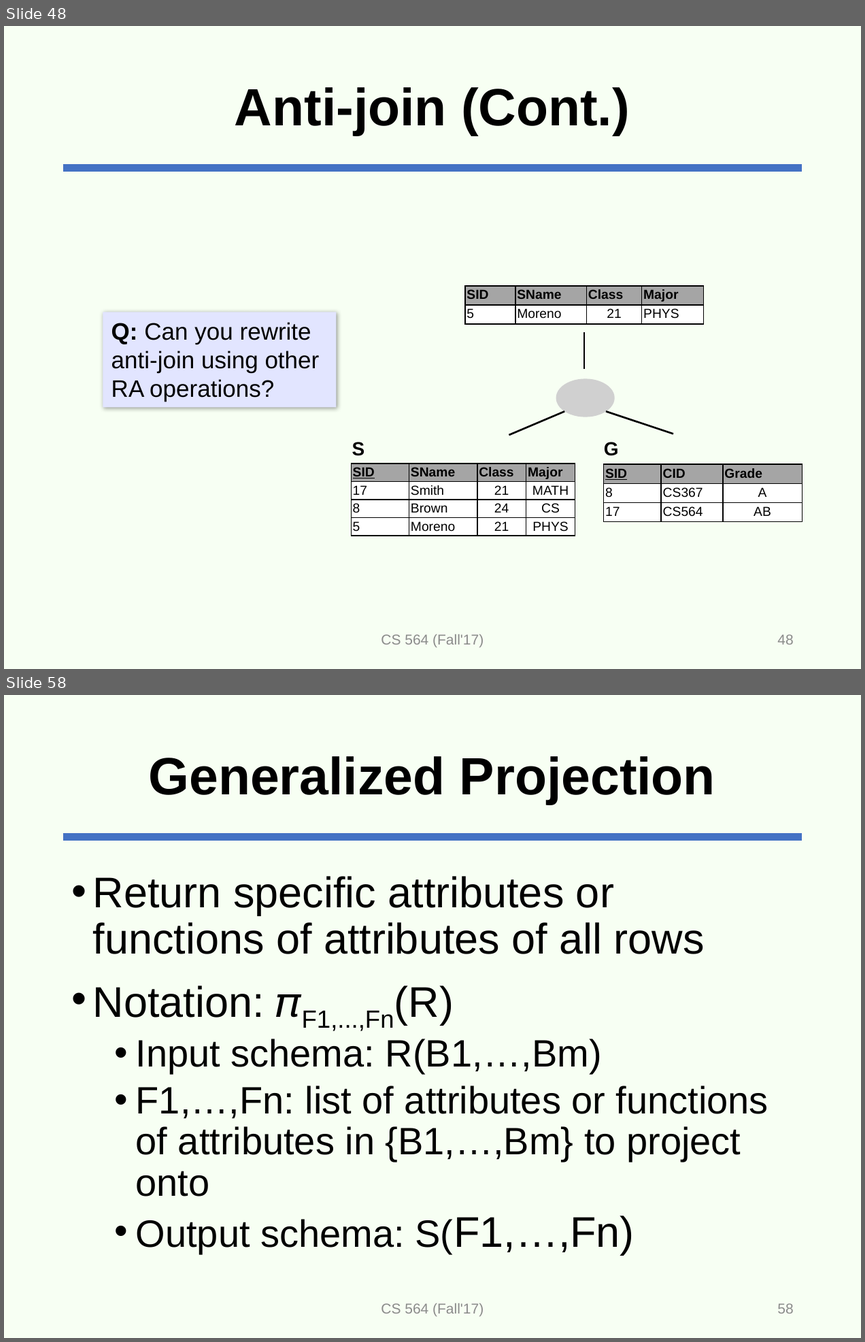
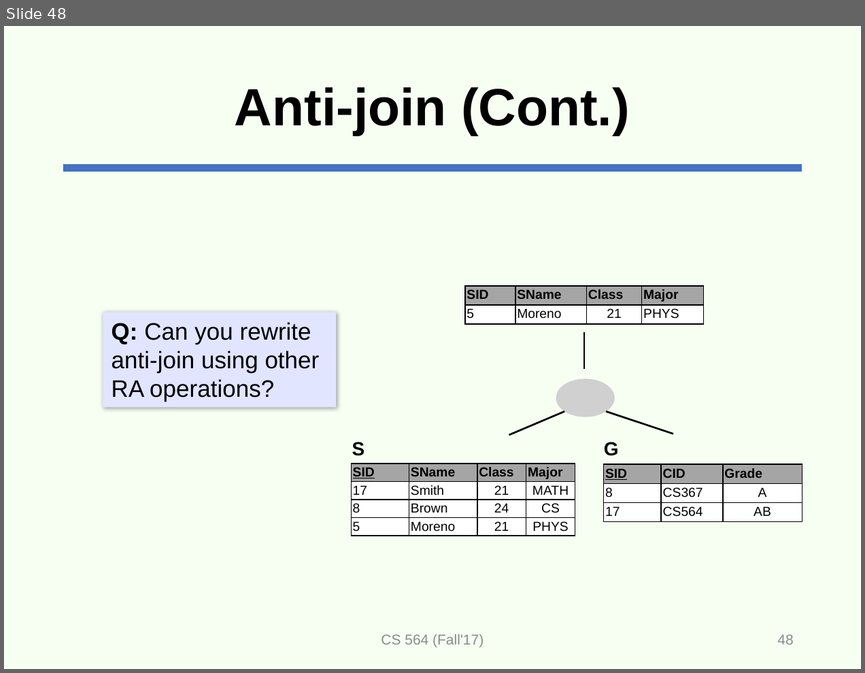
Before and after one commit to adelaneh/adelaneh.github.io, a slide deck: cs564_fall17/slides/lecture8-ra-handouts.pptx. Shown one above the other, each under a label of ours: slides 48 and 58 before the commit, slide 48 after it; the slides between them are not shown. The pictures are 865x1342 and 865x673 pixels, drawn with LibreOffice and Linux fonts; fonts in the diff are those of the drawing; grey boxes stand for pictures. Boxes give left, top, right and bottom in pixels: in the first picture for what was removed or moved away, otherwise in the second. Text is boxed around its words. In the diff, an @@ line names an element or a change of style, - is before the commit and + after.

```diff
--- a/cs564_fall17/slides/lecture8-ra-handouts.pptx
+++ b/cs564_fall17/slides/lecture8-ra-handouts.pptx
@@ slide 58 removed at [4,695,861,1338], background #E4FFD5 at 28% opacity; not listed: 1 template element that a slide beside it also shows @@
@@ title removed at [148,756,715,804] @@
-Generalized Projection
@@ text removed at [93,876,768,1255] @@
-• Return specific attributes or functions of attributes of all rows
-• Notation: 𝜋F1,...,Fn(R)
-  • Input schema: R(B1,…,Bm)
-  • F1,…,Fn: list of attributes or functions of attributes in {B1,…,Bm} to project onto
-  • Output schema: S(F1,…,Fn)
@@ text removed at [381,1303,483,1316] @@
-CS 564 (Fall'17)
@@ page number removed at [777,1303,793,1313] @@
-58
```
Also in this commit, not shown: 29 other slides removed.
